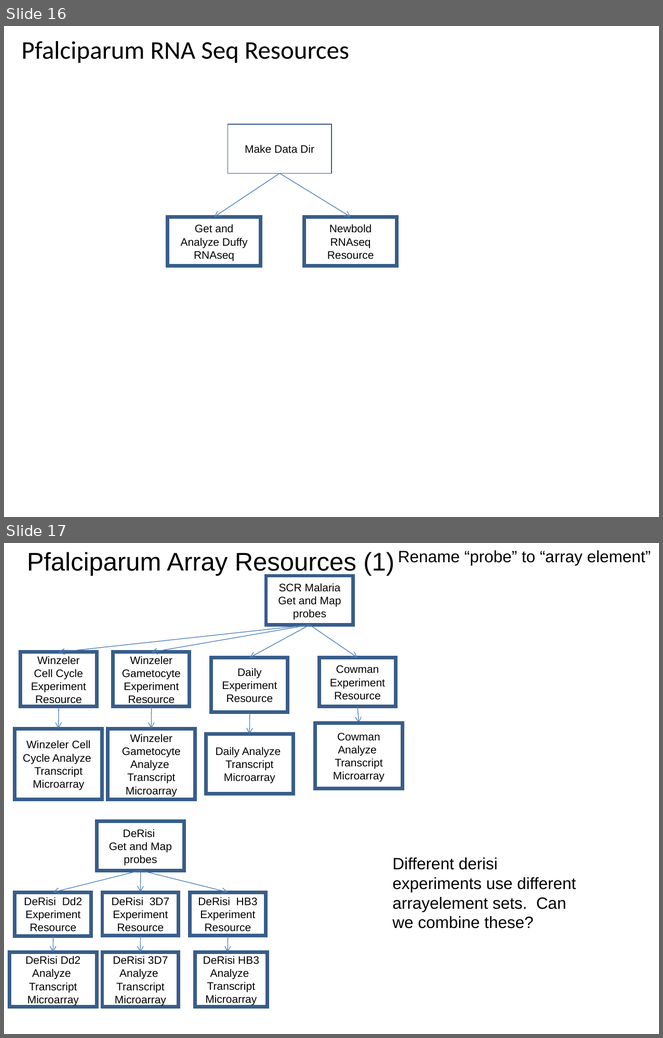
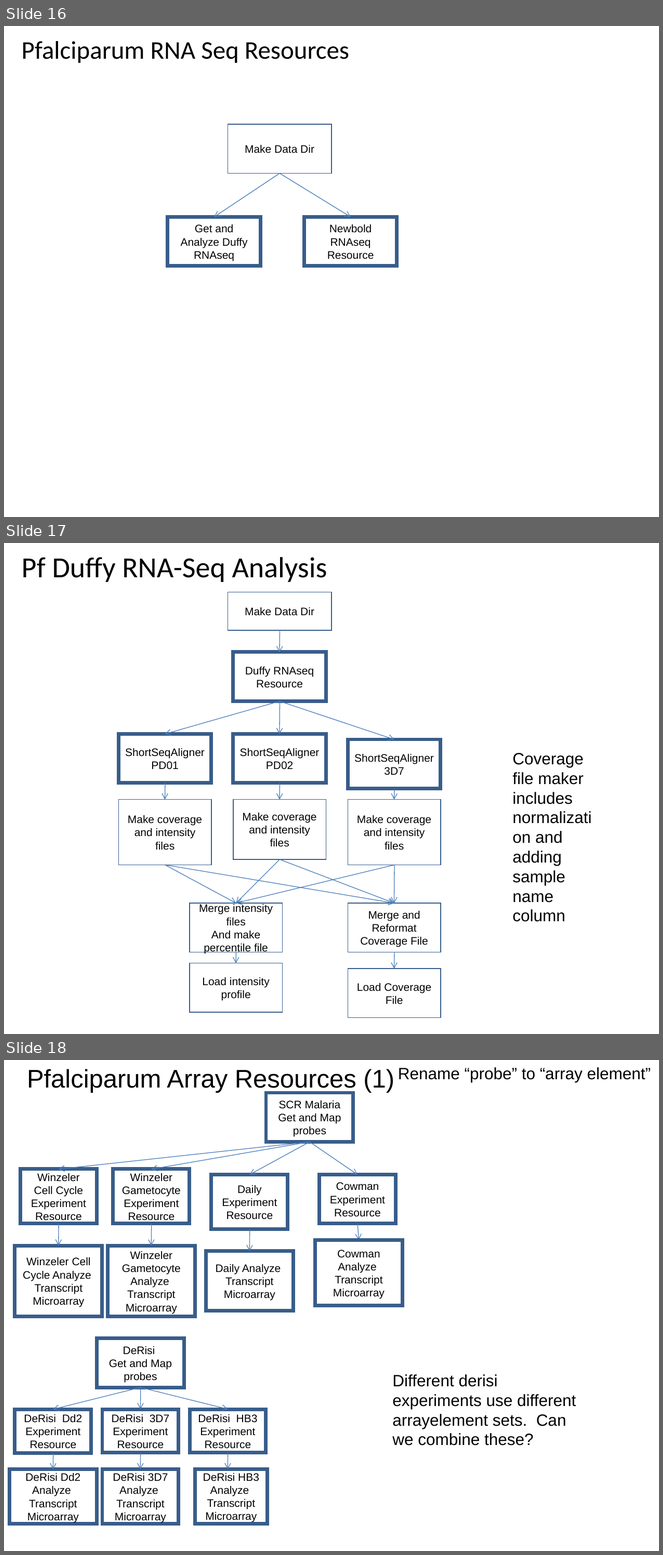
Before and after one commit to VEuPathDB/ApiCommonWorkflow, a slide deck: Main/doc/IntegratedWorkflow.ppt. Shown one above the other, each under a label of ours: slides 16 and 17 before the commit, slides 16, 17 and 18 after it. The pictures are 663x1038 and 663x1555 pixels, drawn with LibreOffice and Linux fonts; fonts in the diff are those of the drawing. Boxes give left, top, right and bottom in pixels: in the first picture for what was removed or moved away, otherwise in the second. Text is boxed around its words. In the diff, an @@ line names an element or a change of style, - is before the commit and + after.

```diff
--- a/Main/doc/IntegratedWorkflow.ppt
+++ b/Main/doc/IntegratedWorkflow.ppt
@@ slide 17 added at [4, 543, 659, 1034], background #FFFFFF @@
@@ title added at [22, 557, 327, 582], 32 pt, text #000000 @@
+Pf Duffy RNA-Seq Analysis
@@ rectangle added at [228, 592, 332, 630], outline #385D8A 0.99 pt, 12 pt, text #000000 @@
+Make Data Dir
@@ arrow added from (280, 630) to (280, 652), #4A7EBB 0.74 pt @@
@@ rectangle added at [233, 652, 326, 702], outline #385D8A 4 pt, 12 pt, text #000000 @@
+Duffy RNAseq Resource
@@ arrow added from (280, 702) to (165, 734), #4A7EBB 0.74 pt @@
@@ arrow added from (280, 702) to (395, 740), #4A7EBB 0.74 pt @@
@@ arrow added from (280, 702) to (280, 734), #4A7EBB 0.74 pt @@
@@ rectangle added at [118, 734, 211, 783], outline #385D8A 4 pt, 12 pt, text #000000 @@
+ShortSeqAligner
+PD01
@@ rectangle added at [233, 734, 326, 783], outline #385D8A 4 pt, 12 pt, text #000000 @@
+ShortSeqAligner
+PD02
@@ rectangle added at [348, 740, 441, 788], outline #385D8A 4 pt, 12 pt, text #000000 @@
+ShortSeqAligner
+3D7
@@ text added at [513, 753, 583, 922], 18 pt, text #000000 @@
+Coverage file maker includes normalization and adding sample name column
@@ arrow added from (165, 783) to (165, 800), #4A7EBB 0.74 pt @@
@@ arrow added from (280, 783) to (280, 800), #4A7EBB 0.74 pt @@
@@ arrow added from (395, 788) to (395, 800), #4A7EBB 0.74 pt @@
@@ rectangle added at [118, 800, 211, 865], outline #385D8A 0.99 pt, 12 pt, text #000000 @@
+Make coverage and intensity
+files
@@ rectangle added at [233, 800, 326, 860], outline #385D8A 0.99 pt, 12 pt, text #000000 @@
+Make coverage and intensity files
@@ rectangle added at [348, 800, 441, 865], outline #385D8A 0.99 pt, 12 pt, text #000000 @@
+Make coverage and intensity files
@@ arrow added from (165, 865) to (395, 903), #4A7EBB 0.74 pt @@
@@ arrow added from (165, 865) to (236, 903), #4A7EBB 0.74 pt @@
@@ arrow added from (280, 860) to (236, 903), #4A7EBB 0.74 pt @@
@@ arrow added from (395, 865) to (236, 903), #4A7EBB 0.74 pt @@
@@ arrow added from (280, 860) to (395, 903), #4A7EBB 0.74 pt @@
@@ arrow added from (395, 865) to (395, 903), #4A7EBB 0.74 pt @@
@@ rectangle added at [190, 903, 283, 953], outline #385D8A 0.99 pt, 12 pt, text #000000 @@
+Merge intensity files
+And make percentile file
@@ rectangle added at [348, 903, 441, 953], outline #385D8A 0.99 pt, 12 pt, text #000000 @@
+Merge and Reformat Coverage File
@@ rectangle added at [190, 964, 283, 1013], outline #385D8A 0.99 pt, 12 pt, text #000000 @@
+Load intensity profile
@@ arrow added from (236, 953) to (236, 964), #4A7EBB 0.74 pt @@
@@ arrow added from (395, 953) to (395, 969), #4A7EBB 0.74 pt @@
@@ rectangle added at [348, 969, 441, 1018], outline #385D8A 0.99 pt, 12 pt, text #000000 @@
+Load Coverage File
@@ what was slide 17 is now slide 18 @@
```
Also in this commit, not shown: 4 other slides added, 1 slide removed.
